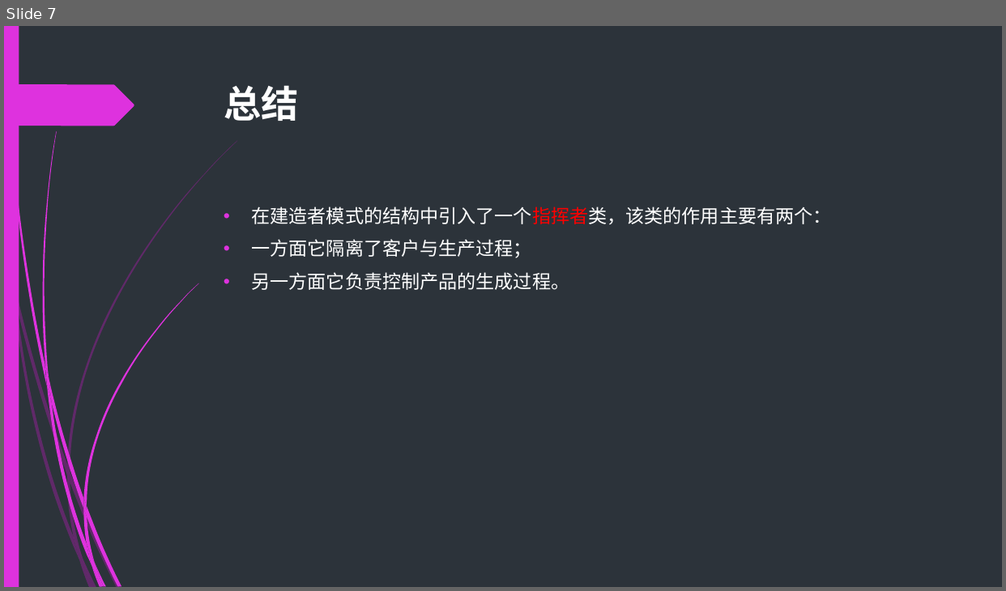
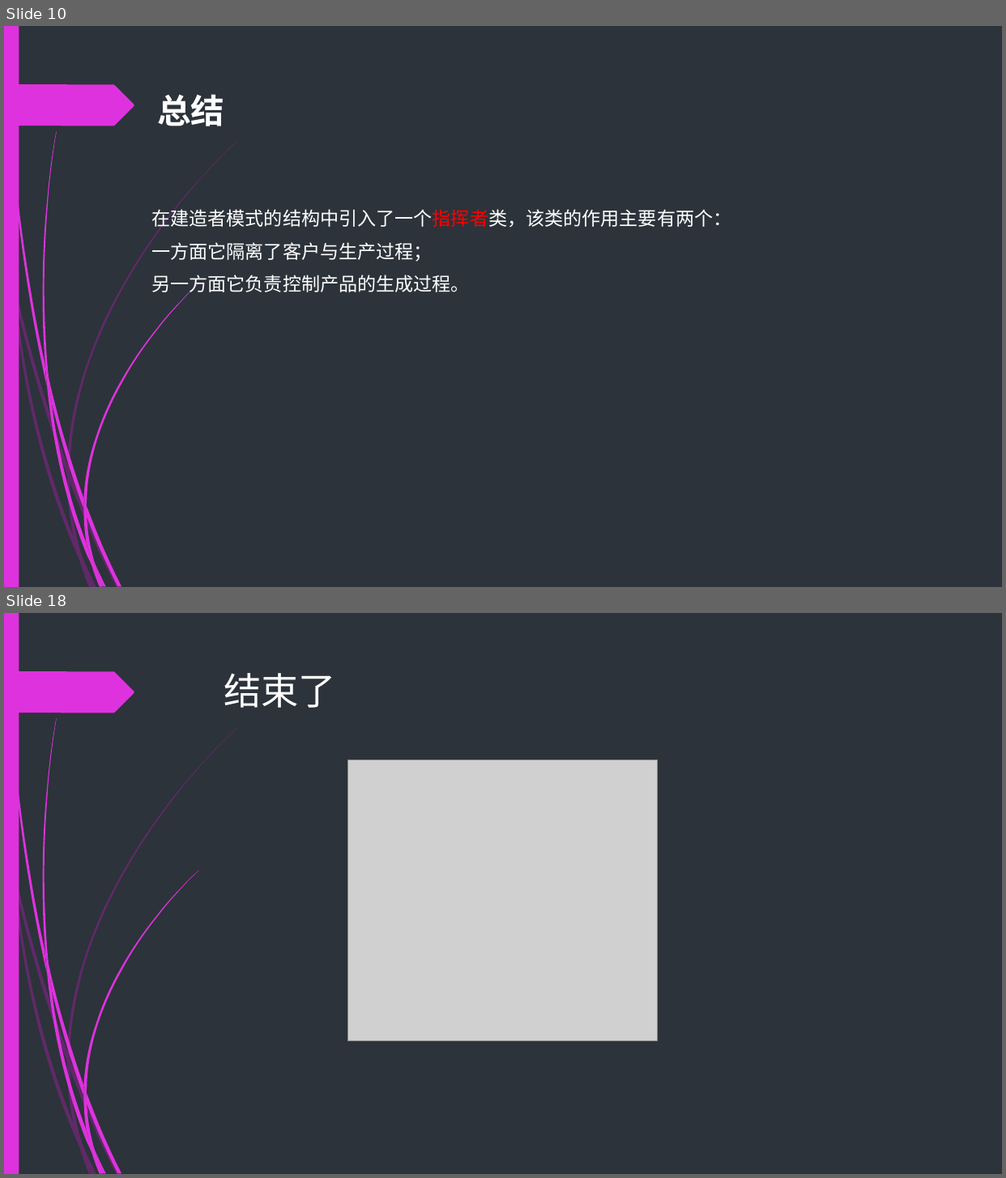
Before and after one commit to Sky8989/DataStructure_learn20190615, a slide deck: src/main/resources/建造者模式.pptx. Shown one above the other, each under a label of ours: slide 7 before the commit, slides 10 and 18 after it; the slides between them are not shown. The pictures are 1006x591 and 1006x1178 pixels, drawn with LibreOffice and Linux fonts; fonts in the diff are those of the drawing; grey boxes stand for pictures. Boxes give left, top, right and bottom in pixels: in the first picture for what was removed or moved away, otherwise in the second. Text is boxed around its words. In the diff, an @@ line names an element or a change of style, - is before the commit and + after.

```diff
--- a/src/main/resources/建造者模式.pptx
+++ b/src/main/resources/建造者模式.pptx
@@ slide 18 added at [4, 613, 1002, 1174], background #2C333A; not listed: 24 template elements that a slide beside it also shows @@
@@ title added at [224, 673, 336, 708], 36 pt, text #FFFFFF @@
+结束了
@@ picture added at [348, 760, 658, 1041] @@
@@ what was slide 7 is now slide 10 @@
@@ slide 10 changed as well @@
@@ title "总结": place and size @@
-title "总结" at [224, 85, 298, 121]
+title "总结" at [157, 94, 224, 126]
@@ title "总结" at [157, 94, 224, 126]: size 36 to 32.4 pt @@
@@ text "在建造者模式的结构中引入了一个指挥者类，该类的作用主要有两个：": place and size @@
-text "在建造者模式的结构中引入了一个指挥者类，该类的作用主要有两个：" at [252, 207, 832, 290]
+text "在建造者模式的结构中引入了一个指挥者类，该类的作用主要有两个：" at [151, 207, 731, 296]
@@ text "在建造者模式的结构中引入了一个指挥者类，该类的作用主要有两个：" at [151, 207, 731, 296]: bullet • to none @@
```
Also in this commit, not shown: 4 other slides changed, 11 other slides added, 8 slides removed, 32 other files.
